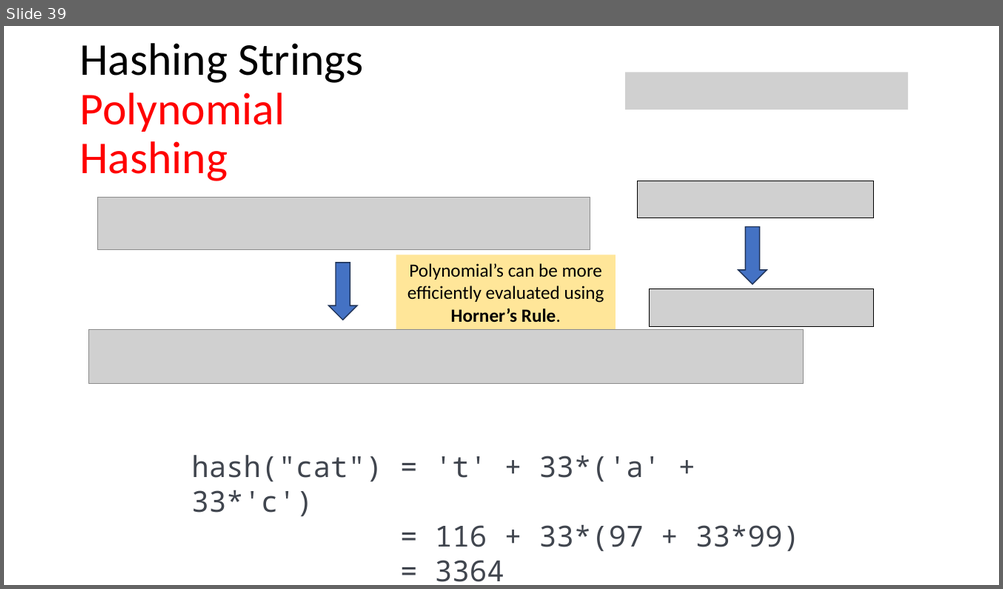
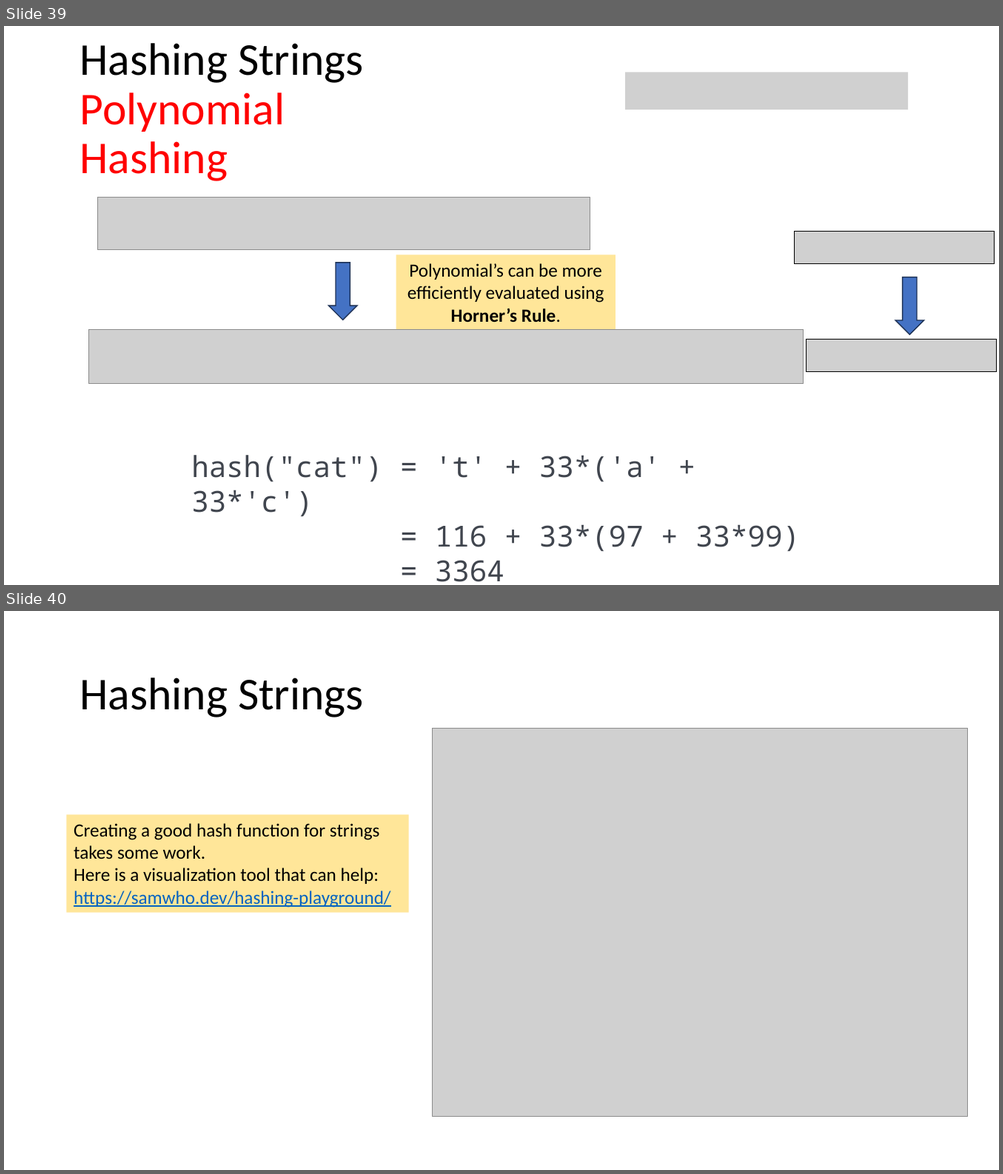
Before and after one commit to tjd1234/cmpt225summer2023, a slide deck: lecture_notes/week8/week8_maps_and_hashing.pptx. Shown one above the other, each under a label of ours: slide 39 before the commit, slides 39 and 40 after it. The pictures are 1003x589 and 1003x1174 pixels, drawn with LibreOffice and Linux fonts; fonts in the diff are those of the drawing; grey boxes stand for pictures. Boxes give left, top, right and bottom in pixels: in the first picture for what was removed or moved away, otherwise in the second. Text is boxed around its words. In the diff, an @@ line names an element or a change of style, - is before the commit and + after.

```diff
--- a/lecture_notes/week8/week8_maps_and_hashing.pptx
+++ b/lecture_notes/week8/week8_maps_and_hashing.pptx
@@ slide 40 added at box(4, 611, 999, 1170), background #FFFFFF @@
@@ title added at box(79, 678, 364, 718), 44 pt, text #000000 @@
+Hashing Strings
@@ picture added at box(432, 728, 968, 1117) @@
@@ rectangle added at box(67, 815, 409, 912), fill #FFE699, 18 pt, text #000000 @@
+Creating a good hash function for strings takes some work.
+Here is a visualization tool that can help:
+https://samwho.dev/hashing-playground/
@@ slide 39 changed as well @@
@@ picture removed at box(637, 181, 874, 218) @@
@@ picture added at box(794, 231, 994, 264) @@
@@ picture removed at box(649, 289, 874, 326) @@
@@ down arrow: place and size @@
-down arrow at box(738, 227, 766, 284)
+down arrow at box(896, 278, 924, 335)
@@ picture added at box(806, 339, 996, 372) @@
```
Also in this commit, not shown: 34 other slides changed, 1 other file.
